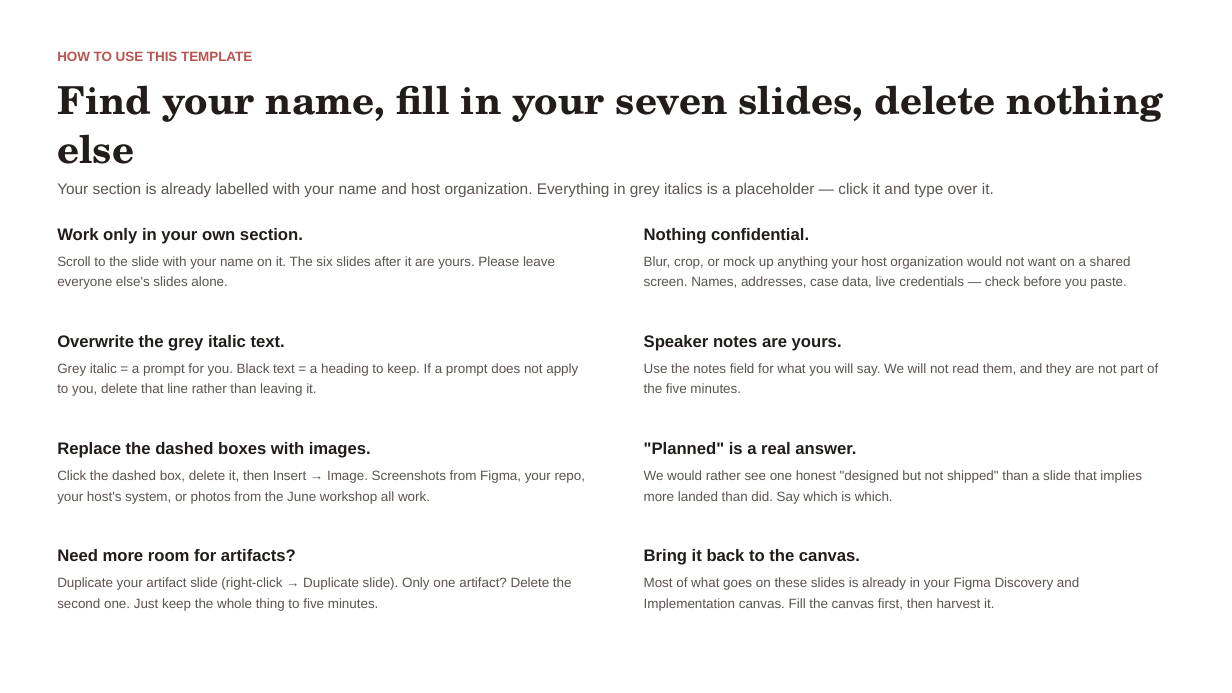
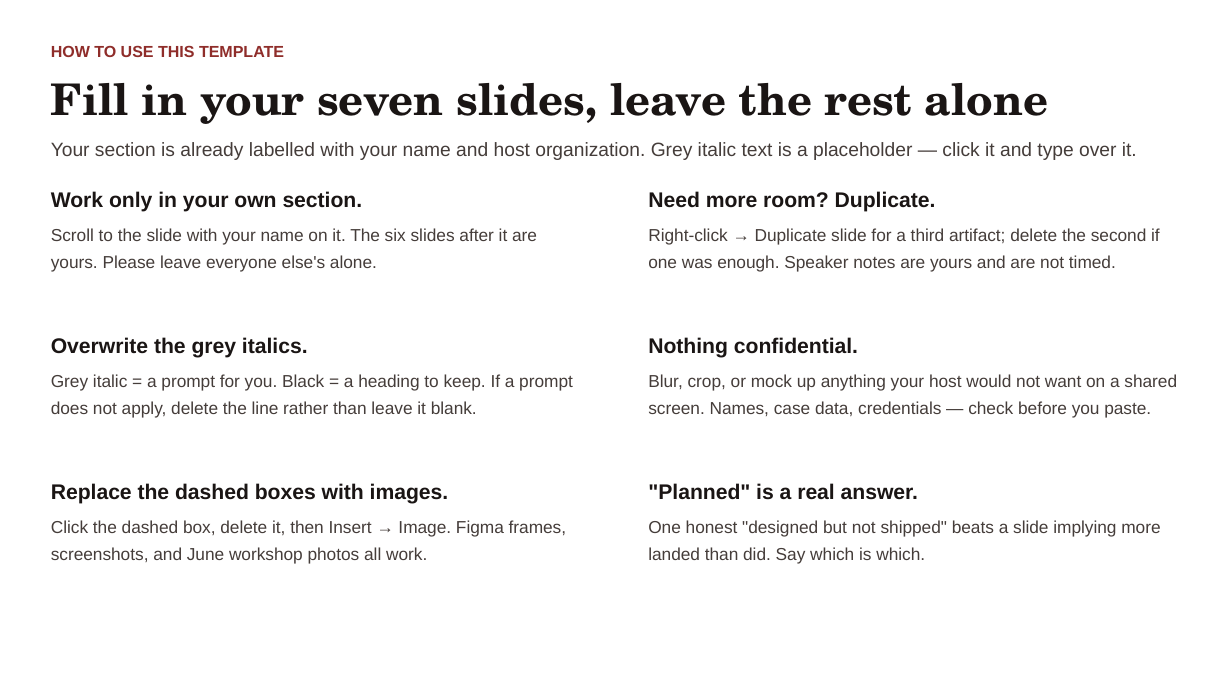
Before and after one commit to PiTechEthics/pitechethics.github.io, a slide deck: slide 3 of output/pptx/2026-VAP-Fellow-Final-Presentation-Template.pptx. Drawn at 1232x693 pixels with LibreOffice and Linux fonts; fonts in the diff are those of the drawing. Boxes give left, top, right and bottom in pixels: in the first picture for what was removed or moved away, otherwise in the second. Text is boxed around its words. In the diff, an @@ line names an element or a change of style, - is before the commit and + after.

```diff
--- a/output/pptx/2026-VAP-Fellow-Final-Presentation-Template.pptx
+++ b/output/pptx/2026-VAP-Fellow-Final-Presentation-Template.pptx
@@ text "HOW TO USE THIS TEMPLATE" at [51, 46, 284, 57]: size 10.5 to 12.5 pt, text colour #B75552 to #8F2D2A @@
@@ text at [51, 83, 1048, 124]: text changed; size 30 to 34 pt; text colour #221C1B to #1A1514 @@
-Find your name, fill in your seven slides, delete nothing else
+Fill in your seven slides, leave the rest alone
@@ text at [51, 142, 1137, 160]: text changed; size 12 to 15 pt; text colour #5D5450 to #453D3A @@
-Your section is already labelled with your name and host organization. Everything in grey italics is a placeholder — click it and type over it.
+Your section is already labelled with your name and host organization. Grey italic text is a placeholder — click it and type over it.
@@ text at [51, 191, 363, 212]: size 13 to 16.5 pt, text colour #221C1B to #1A1514 in "Work only in your own section."; more space between paragraphs @@
@@ text "Work only in your own ...": place and size @@
-text "Work only in your own ..." at [57, 228, 555, 289]
+text "Work only in your own ..." at [51, 191, 537, 272]
@@ text at [648, 191, 1160, 272]: text changed; size 10.5 to 13.5 pt; text colour #5D5450 to #453D3A @@
-Need more room for artifacts?
-Duplicate your artifact slide (right-click → Duplicate slide). Only one artifact? Delete the second one. Just keep the whole thing to five minutes.
+Need more room? Duplicate.
+Right-click → Duplicate slide for a third artifact; delete the second if one was enough. Speaker notes are yours and are not timed.
@@ text at [51, 228, 537, 272]: text changed; size 10.5 to 13.5 pt; text colour #5D5450 to #453D3A @@
-Scroll to the slide with your name on it. The six slides after it are yours. Please leave everyone else's slides alone.
+Scroll to the slide with your name on it. The six slides after it are yours. Please leave everyone else's alone.
@@ text at [51, 337, 573, 418]: text changed; size 10.5 to 13.5 pt; text colour #5D5450 to #453D3A @@
-Overwrite the grey italic text.
-Grey italic = a prompt for you. Black text = a heading to keep. If a prompt does not apply to you, delete that line rather than leaving it.
+Overwrite the grey italics.
+Grey italic = a prompt for you. Black = a heading to keep. If a prompt does not apply, delete the line rather than leave it blank.
@@ text removed at [644, 335, 1158, 393] @@
-Speaker notes are yours.
-Use the notes field for what you will say. We will not read them, and they are not part of the five minutes.
@@ text at [648, 337, 858, 358]: size 13 to 16.5 pt, text colour #221C1B to #1A1514 in "Nothing confidential."; more space between paragraphs @@
@@ text "Nothing confidential.": place and size @@
-text "Nothing confidential." at [644, 228, 1131, 289]
+text "Nothing confidential." at [648, 337, 1177, 418]
@@ text at [648, 374, 1177, 418]: text changed; size 10.5 to 13.5 pt; text colour #5D5450 to #453D3A @@
-Blur, crop, or mock up anything your host organization would not want on a shared screen. Names, addresses, case data, live credentials — check before you paste.
+Blur, crop, or mock up anything your host would not want on a shared screen. Names, case data, credentials — check before you paste.
@@ text "Replace the dashed boxes with ...": place and size @@
-text "Replace the dashed boxes with ..." at [57, 442, 586, 504]
+text "Replace the dashed boxes with ..." at [51, 483, 566, 564]
@@ text ""Planned" is a real answer.": place and size @@
-text ""Planned" is a real answer." at [644, 442, 1142, 504]
+text ""Planned" is a real answer." at [648, 483, 1160, 564]
@@ text at [51, 483, 449, 504]: size 13 to 16.5 pt, text colour #221C1B to #1A1514 in "Replace the dashed boxes with images."; more space between paragraphs @@
@@ text at [648, 483, 918, 500]: size 13 to 16.5 pt, text colour #221C1B to #1A1514 in ""Planned" is a real answer."; more space between paragraphs @@
@@ text at [51, 520, 566, 564]: text changed; size 10.5 to 13.5 pt; text colour #5D5450 to #453D3A @@
-Click the dashed box, delete it, then Insert → Image. Screenshots from Figma, your repo, your host's system, or photos from the June workshop all work.
+Click the dashed box, delete it, then Insert → Image. Figma frames, screenshots, and June workshop photos all work.
@@ text at [648, 520, 1160, 564]: text changed; size 10.5 to 13.5 pt; text colour #5D5450 to #453D3A @@
-We would rather see one honest "designed but not shipped" than a slide that implies more landed than did. Say which is which.
+One honest "designed but not shipped" beats a slide implying more landed than did. Say which is which.
@@ text removed at [644, 549, 1079, 611] @@
-Bring it back to the canvas.
-Most of what goes on these slides is already in your Figma Discovery and Implementation canvas. Fill the canvas first, then harvest it.
```
Also in this commit, not shown: 74 other slides changed, 1 other file.
